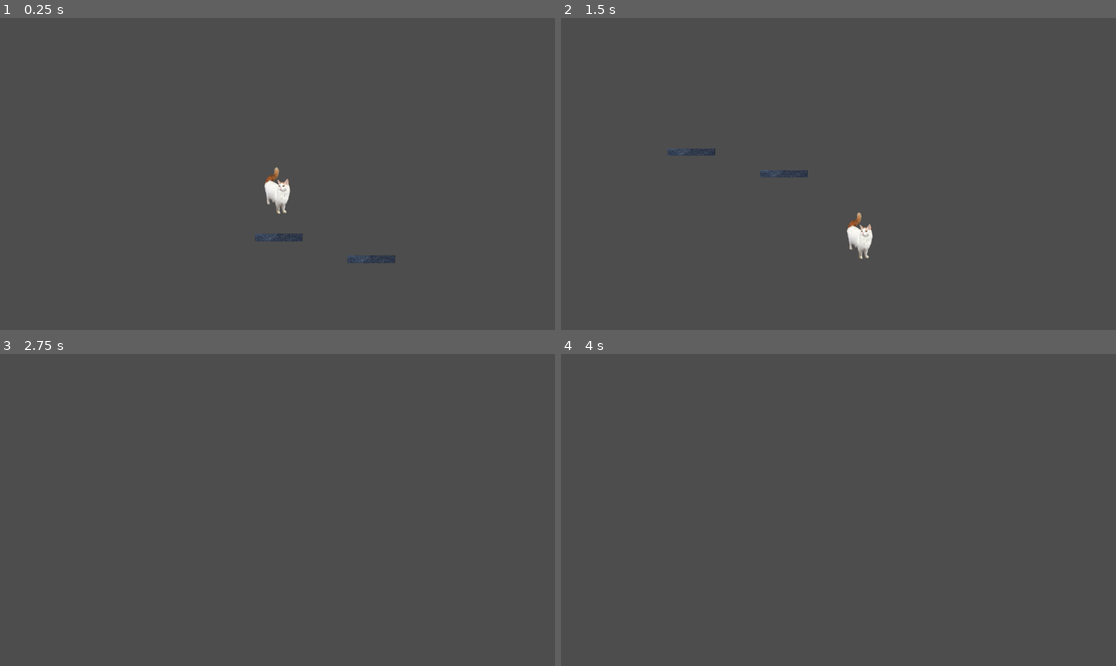
Above: before the commit, frames 1-4 (two rows, left to right).
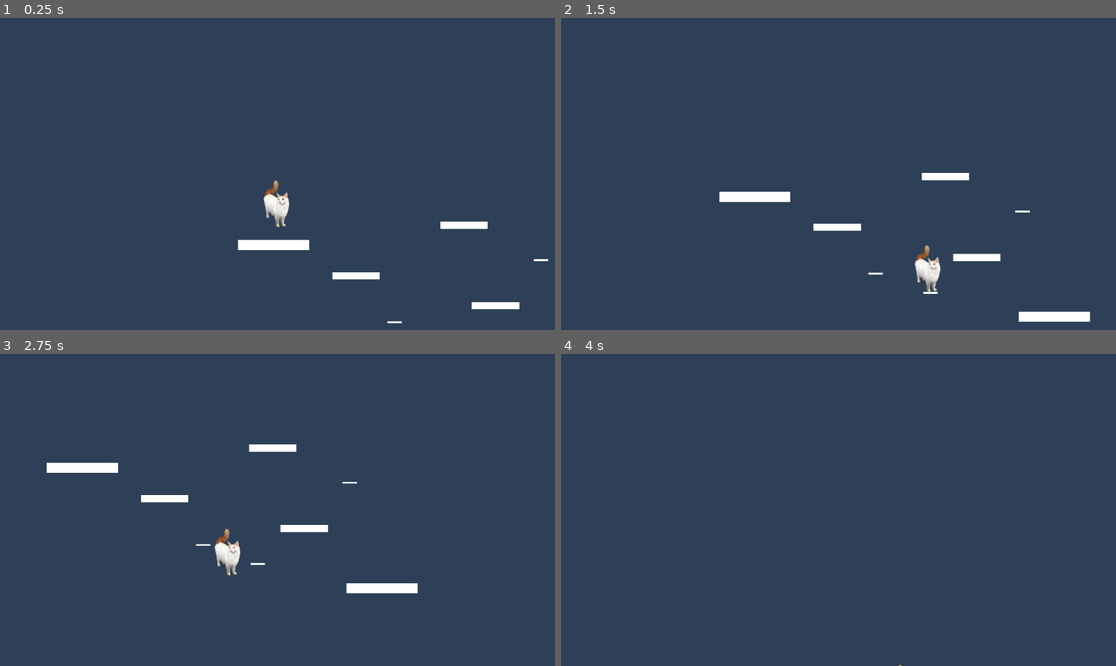
Above: after the commit, the same moments.

Repository: 24106/chef-cat
Game: Godot game, scene res://scenes/level_1.tscn
Two runs of this game, one before a commit and one after it. Both use one fixed random seed, a clock stepped at 60 frames per second and the inputs below.
Inputs:
- Up to frame 1 (0.25 s): no input
- Up to frame 2 (1.5 s): hold Right (player_right) from 0.53 s (still down); tap Up (player_jump) at 0.77 s
- Up to frame 3 (2.75 s): tap Up (player_jump) at 1.52 s; release Right (player_right) at 2.03 s; hold Left (player_left) from 2.03 s (still down)
- Up to frame 4 (4 s): release Left (player_left) at 2.78 s; hold Right (player_right) from 2.78 s (still down); tap Up (player_jump) at 3.02, 3.77 s

The runs differ from the first frame. In frame 1, 100% of the frame differs, in the area x 0-100%, y 0-100%; in frame 2, 100%; in frame 3, 100%; in frame 4, 100%.

Commit message:
importing in basic tilemap set

Diff:
--- a/project.godot
+++ b/project.godot
@@ -44,3 +44,4 @@
 [rendering]
 
 rendering_device/driver.windows="d3d12"
+environment/defaults/default_clear_color=Color(0.1768, 0.25024006, 0.34, 0.7058824)
--- a/scenes/level_1.tscn
+++ b/scenes/level_1.tscn
@@ -1,15 +1,35 @@
 [gd_scene format=3 uid="uid://gcicvknkqeqm"]
 
 [ext_resource type="PackedScene" uid="uid://csnym1hhvp63e" path="res://scenes/prefabs/player.tscn" id="1_014kd"]
-[ext_resource type="PackedScene" uid="uid://nlo1v2x0ec0g" path="res://scenes/prefabs/platform.tscn" id="2_bswci"]
+[ext_resource type="PackedScene" uid="uid://nlo1v2x0ec0g" path="res://scenes/prefabs/medium_platform.tscn" id="2_bswci"]
+[ext_resource type="PackedScene" uid="uid://dchluttqf5jyy" path="res://scenes/prefabs/small_platform.tscn" id="3_5xbjy"]
+[ext_resource type="PackedScene" uid="uid://cwxrjy7nbhjhr" path="res://scenes/prefabs/large_platform.tscn" id="4_4nkto"]
 
 [node name="level1" type="Node2D" unique_id=402238727]
 
 [node name="player" parent="." unique_id=1720179057 instance=ExtResource("1_014kd")]
 position = Vector2(140, 181)
 
-[node name="platform" parent="." unique_id=975258551 instance=ExtResource("2_bswci")]
-position = Vector2(143, 399)
+[node name="medium_platform" parent="." unique_id=975258551 instance=ExtResource("2_bswci")]
+position = Vector2(360, 468)
 
-[node name="platform2" parent="." unique_id=198293701 instance=ExtResource("2_bswci")]
-position = Vector2(399, 459)
+[node name="medium_platform2" parent="." unique_id=506389000 instance=ExtResource("2_bswci")]
+position = Vector2(746, 551)
+
+[node name="medium_platform3" parent="." unique_id=421959576 instance=ExtResource("2_bswci")]
+position = Vector2(659, 328)
+
+[node name="small_platform" parent="." unique_id=999097173 instance=ExtResource("3_5xbjy")]
+position = Vector2(466, 596)
+
+[node name="small_platform2" parent="." unique_id=1808120358 instance=ExtResource("3_5xbjy")]
+position = Vector2(617, 649)
+
+[node name="small_platform3" parent="." unique_id=1504177506 instance=ExtResource("3_5xbjy")]
+position = Vector2(872, 424)
+
+[node name="large_platform" parent="." unique_id=396493248 instance=ExtResource("4_4nkto")]
+position = Vector2(131, 383)
+
+[node name="large_platform2" parent="." unique_id=1058339108 instance=ExtResource("4_4nkto")]
+position = Vector2(960, 716)
--- /dev/null
+++ b/scenes/prefabs/large_platform.tscn
@@ -0,0 +1,17 @@
+[gd_scene format=3 uid="uid://cwxrjy7nbhjhr"]
+
+[sub_resource type="CanvasTexture" id="CanvasTexture_qnlds"]
+
+[sub_resource type="RectangleShape2D" id="RectangleShape2D_efl2r"]
+size = Vector2(197, 29)
+
+[node name="large_platform" type="StaticBody2D" unique_id=975258551]
+
+[node name="Sprite2D" type="Sprite2D" parent="." unique_id=213918325]
+position = Vector2(0.5, -1.4305115e-06)
+scale = Vector2(197, 28.000002)
+texture = SubResource("CanvasTexture_qnlds")
+
+[node name="CollisionShape2D" type="CollisionShape2D" parent="." unique_id=1090854629]
+position = Vector2(0.5, 0)
+shape = SubResource("RectangleShape2D_efl2r")
--- /dev/null
+++ b/scenes/prefabs/medium_platform.tscn
@@ -0,0 +1,18 @@
+[gd_scene format=3 uid="uid://nlo1v2x0ec0g"]
+
+[sub_resource type="CanvasTexture" id="CanvasTexture_r8nic"]
+specular_color = Color(0.6059, 0.7196583, 0.73, 1)
+
+[sub_resource type="RectangleShape2D" id="RectangleShape2D_efl2r"]
+size = Vector2(131, 20)
+
+[node name="medium_platform" type="StaticBody2D" unique_id=975258551]
+metadata/_edit_group_ = true
+
+[node name="Sprite2D" type="Sprite2D" parent="." unique_id=213918325]
+position = Vector2(-0.5, 0)
+scale = Vector2(130.99998, 20)
+texture = SubResource("CanvasTexture_r8nic")
+
+[node name="CollisionShape2D" type="CollisionShape2D" parent="." unique_id=1090854629]
+shape = SubResource("RectangleShape2D_efl2r")
--- a/scenes/prefabs/platform.tscn
+++ /dev/null
@@ -1,16 +0,0 @@
-[gd_scene format=3 uid="uid://nlo1v2x0ec0g"]
-
-[ext_resource type="Texture2D" uid="uid://biesg771j46g0" path="res://assets/platform.png" id="1_srpfk"]
-
-[sub_resource type="RectangleShape2D" id="RectangleShape2D_efl2r"]
-size = Vector2(131, 20)
-
-[node name="platform" type="StaticBody2D" unique_id=975258551]
-metadata/_edit_group_ = true
-
-[node name="Sprite2D" type="Sprite2D" parent="." unique_id=213918325]
-scale = Vector2(0.14505492, 0.1)
-texture = ExtResource("1_srpfk")
-
-[node name="CollisionShape2D" type="CollisionShape2D" parent="." unique_id=1090854629]
-shape = SubResource("RectangleShape2D_efl2r")
--- a/scenes/prefabs/player.tscn
+++ b/scenes/prefabs/player.tscn
@@ -19,6 +19,8 @@
 shape = SubResource("CapsuleShape2D_014kd")
 
 [node name="Camera2D" type="Camera2D" parent="." unique_id=772868981]
+offset = Vector2(2, 5)
 zoom = Vector2(0.75, 0.75)
 position_smoothing_enabled = true
-position_smoothing_speed = 8.0
+drag_horizontal_enabled = true
+drag_vertical_enabled = true
--- /dev/null
+++ b/scenes/prefabs/small_platform.tscn
@@ -0,0 +1,17 @@
+[gd_scene format=3 uid="uid://dchluttqf5jyy"]
+
+[sub_resource type="CanvasTexture" id="CanvasTexture_js2xh"]
+
+[sub_resource type="RectangleShape2D" id="RectangleShape2D_efl2r"]
+size = Vector2(40, 5)
+
+[node name="small_platform" type="StaticBody2D" unique_id=975258551]
+
+[node name="Sprite2D" type="Sprite2D" parent="." unique_id=213918325]
+position = Vector2(-9.536743e-07, 0.5000001)
+scale = Vector2(40.000004, 5.0000005)
+texture = SubResource("CanvasTexture_js2xh")
+
+[node name="CollisionShape2D" type="CollisionShape2D" parent="." unique_id=1090854629]
+position = Vector2(0, 0.5)
+shape = SubResource("RectangleShape2D_efl2r")
Binary file added: assets/tilemap/Backgrounds/Parts/Corruption/Clouds1.png
Not shown, added: assets/tilemap/Backgrounds/Parts/Corruption/Clouds1.png.import
Binary file added: assets/tilemap/Backgrounds/Parts/Corruption/Clouds2.png
Not shown, added: assets/tilemap/Backgrounds/Parts/Corruption/Clouds2.png.import
Binary file added: assets/tilemap/Backgrounds/Parts/Corruption/Color.png
Not shown, added: assets/tilemap/Backgrounds/Parts/Corruption/Color.png.import
Binary file added: assets/tilemap/Backgrounds/Parts/Corruption/Hills1.png
Not shown, added: assets/tilemap/Backgrounds/Parts/Corruption/Hills1.png.import
Binary file added: assets/tilemap/Backgrounds/Parts/Corruption/Hills2.png
Not shown, added: assets/tilemap/Backgrounds/Parts/Corruption/Hills2.png.import
Binary file added: assets/tilemap/Backgrounds/Parts/Corruption/Hills3.png
Not shown, added: assets/tilemap/Backgrounds/Parts/Corruption/Hills3.png.import
(and 1346 more such lines)
